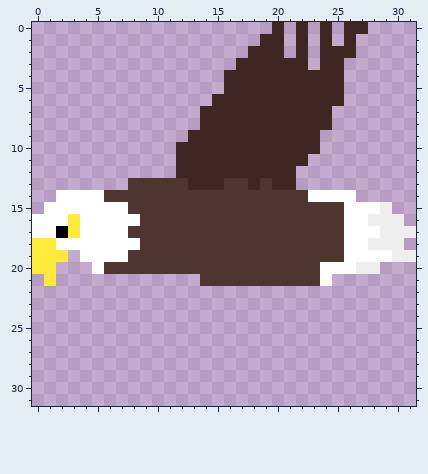
Pixel-art sprite: Images/Obstacles/Desert/bird2.png. The picture above is the old version.
The file is 32x32 pixels. Colours within 5 levels of each other are drawn and written as one.
The same view after the edit:
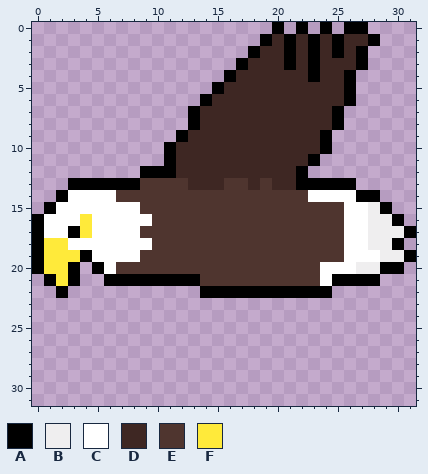
Palette (. is transparent): A #000000  B #efeeef  C #ffffff  D #3e2723  E #4f352f  F #ffea3a
Edits made:
y 0: x 20 D -> A; x 22 D -> A; x 24 D -> A; x 26..27 DD -> AA
y 1: x 19 D -> A; x 21 . -> A; x 23 . -> A; x 25 . -> A; x 27..28 .. -> DA
y 2: x 18 D -> A; x 21 . -> A; x 23 . -> A; x 25 D -> A; x 27 . -> A
y 3: x 17 D -> A; x 21 D -> A; x 23 . -> A; x 26..27 .. -> DA
y 4: x 16 D -> A; x 23 D -> A; x 26 . -> A
y 5: x 15 . -> A; x 26 . -> A
y 6: x 14 . -> A; x 26 . -> A
y 7..8: x 13 . -> A; x 25 . -> A
y 9: x 12 . -> A; x 24 . -> A
y 10: x 11 . -> A; x 24 . -> A
y 11: x 11 . -> A; x 23 . -> A
y 12: x 9..11 ... -> AAA; x 22 . -> A
y 13: x 3..8 .....E -> AAAAAA; x 22..26 ..... -> AAAAA
y 14: x 2 C -> A; x 6 E -> C; x 27..28 .. -> AA
y 15: x 1 C -> A; x 8 E -> C; x 28..29 CB -> BA
y 16: x 0 C -> A; x 3..4 FC -> CF; x 9 E -> C; x 30 B -> A
y 17: x 0 C -> A; x 2..4 AFC -> CAF; x 8 E -> C; x 28 C -> B; x 31 B -> A
y 18: x 0 F -> A; x 2 C -> F; x 9 E -> C; x 30 B -> A
y 19: x 0 F -> A; x 3..4 .C -> FA; x 8 E -> C; x 29 C -> B; x 31 B -> A
y 20: x 0 F -> A; x 2..3 .. -> FA; x 5..6 CE -> AC; x 29..30 .. -> AA
y 21: x 1..3 F.. -> AFA; x 6..13 ........ -> AAAAAAAA; x 25..28 .... -> AAAA
y 22: x 2 . -> A; x 14..24 ........... -> AAAAAAAAAAA
Changed places in both pictures, as pixel boxes (x1, y1, x2, y2):
changed: (32, 22, 416, 298)
